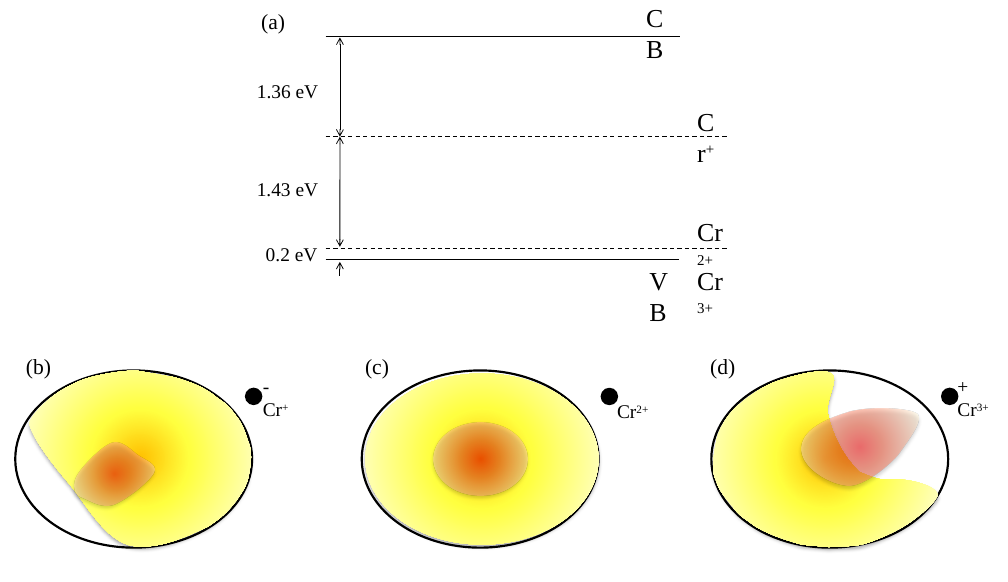
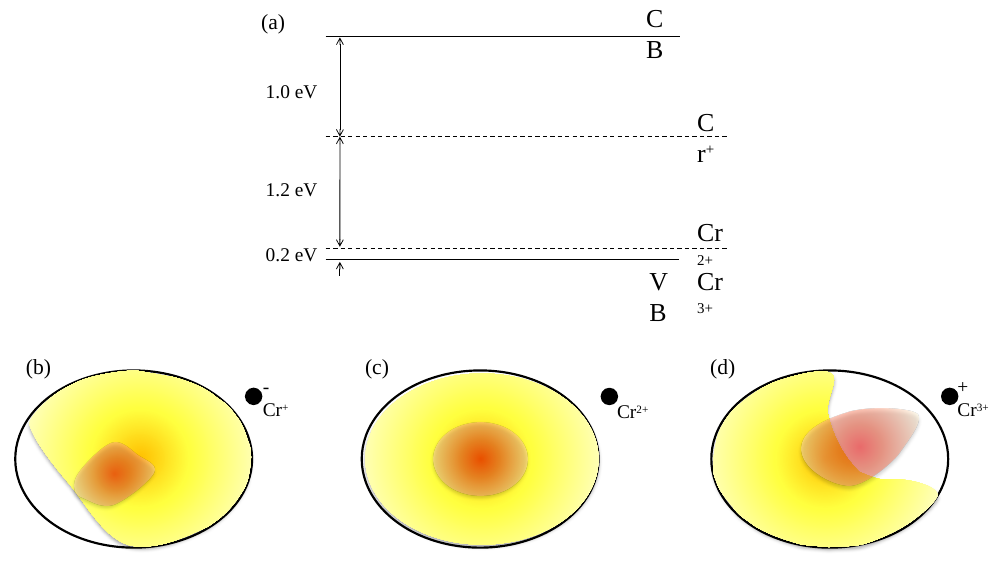
Before and after one commit to audreyazura/PhDThesis, a slide deck: slide 1 of 04-CrMagOpt/Pictures/CrCloseDot.pptx. Drawn at 1008x582 pixels with LibreOffice and Linux fonts; fonts in the diff are those of the drawing. Boxes give left, top, right and bottom in pixels: in the first picture for what was removed or moved away, otherwise in the second. Text is boxed around its words. In the diff, an @@ line names an element or a change of style, - is before the commit and + after.

```diff
--- a/04-CrMagOpt/Pictures/CrCloseDot.pptx
+++ b/04-CrMagOpt/Pictures/CrCloseDot.pptx
@@ text at [266,85,318,99]: text changed @@
-1.36 eV
+1.0 eV
@@ text at [266,183,318,197]: text changed @@
-1.43 eV
+1.2 eV
```
Also in this commit, not shown: 4 other files.
